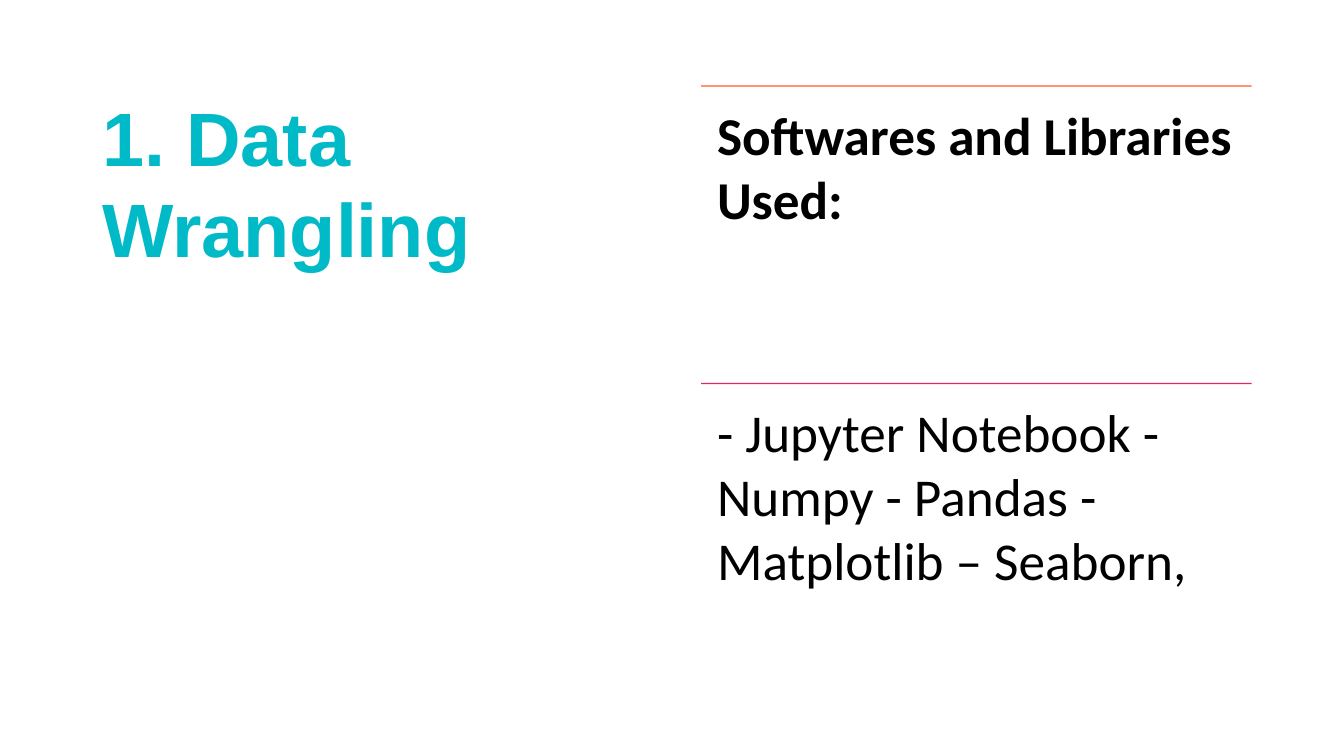
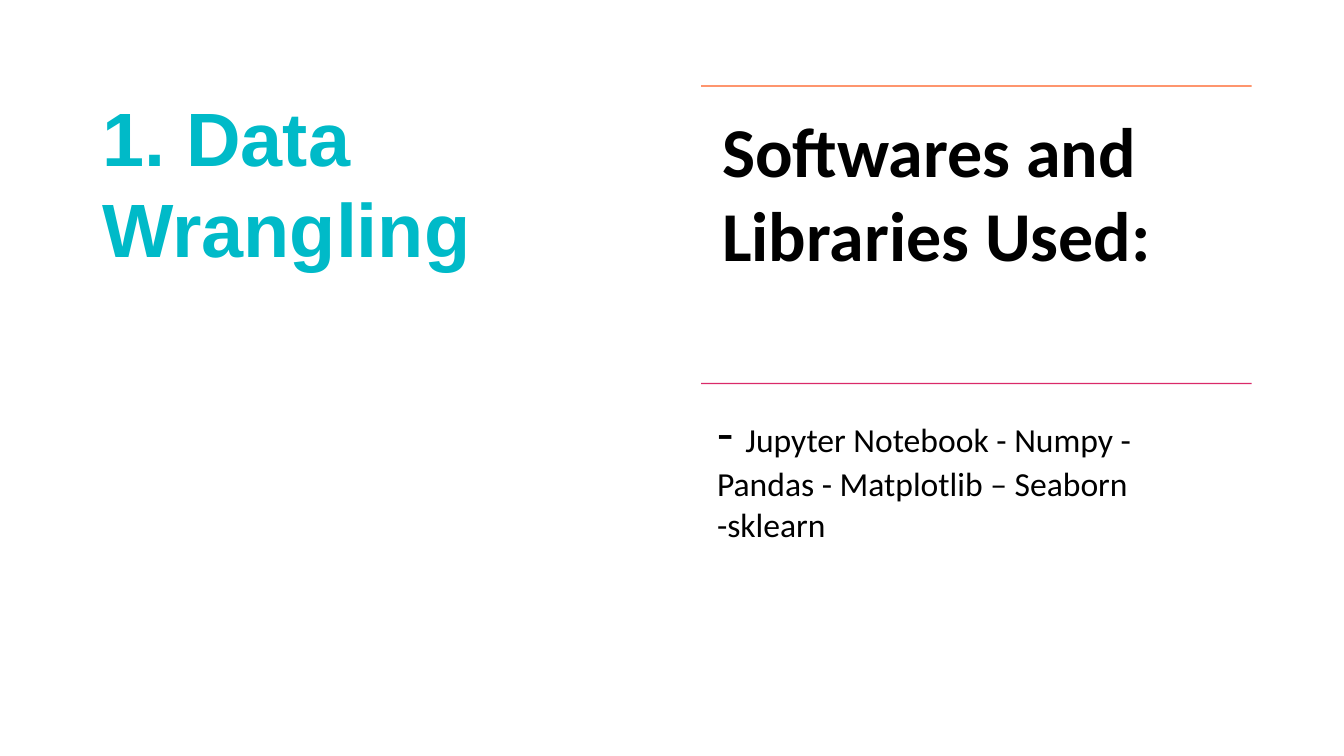
Before and after one commit to fbett5/Project-2_Group-3, a slide deck: slide 4 of AUTOMOBILE DATASET ANALYSIS AND PRICE PREDICTION-1.pptx. Drawn at 1344x756 pixels with LibreOffice and Linux fonts; fonts in the diff are those of the drawing. Boxes give left, top, right and bottom in pixels: in the first picture for what was removed or moved away, otherwise in the second. Text is boxed around its words. In the diff, an @@ line names an element or a change of style, - is before the commit and + after.

```diff
--- a/AUTOMOBILE DATASET ANALYSIS AND PRICE PREDICTION-1.pptx
+++ b/AUTOMOBILE DATASET ANALYSIS AND PRICE PREDICTION-1.pptx
@@ text "Softwares and Libraries Used:" at [722,128,1151,262]: size 38 to 50 pt; more space between paragraphs @@
@@ text at [717,428,1128,538]: text changed; size 38 to 24 pt @@
-- Jupyter Notebook - Numpy - Pandas - Matplotlib – Seaborn,
+- Jupyter Notebook - Numpy - Pandas - Matplotlib – Seaborn -sklearn
```
Also in this commit, not shown: 3 other slides changed, 1 slide added.
